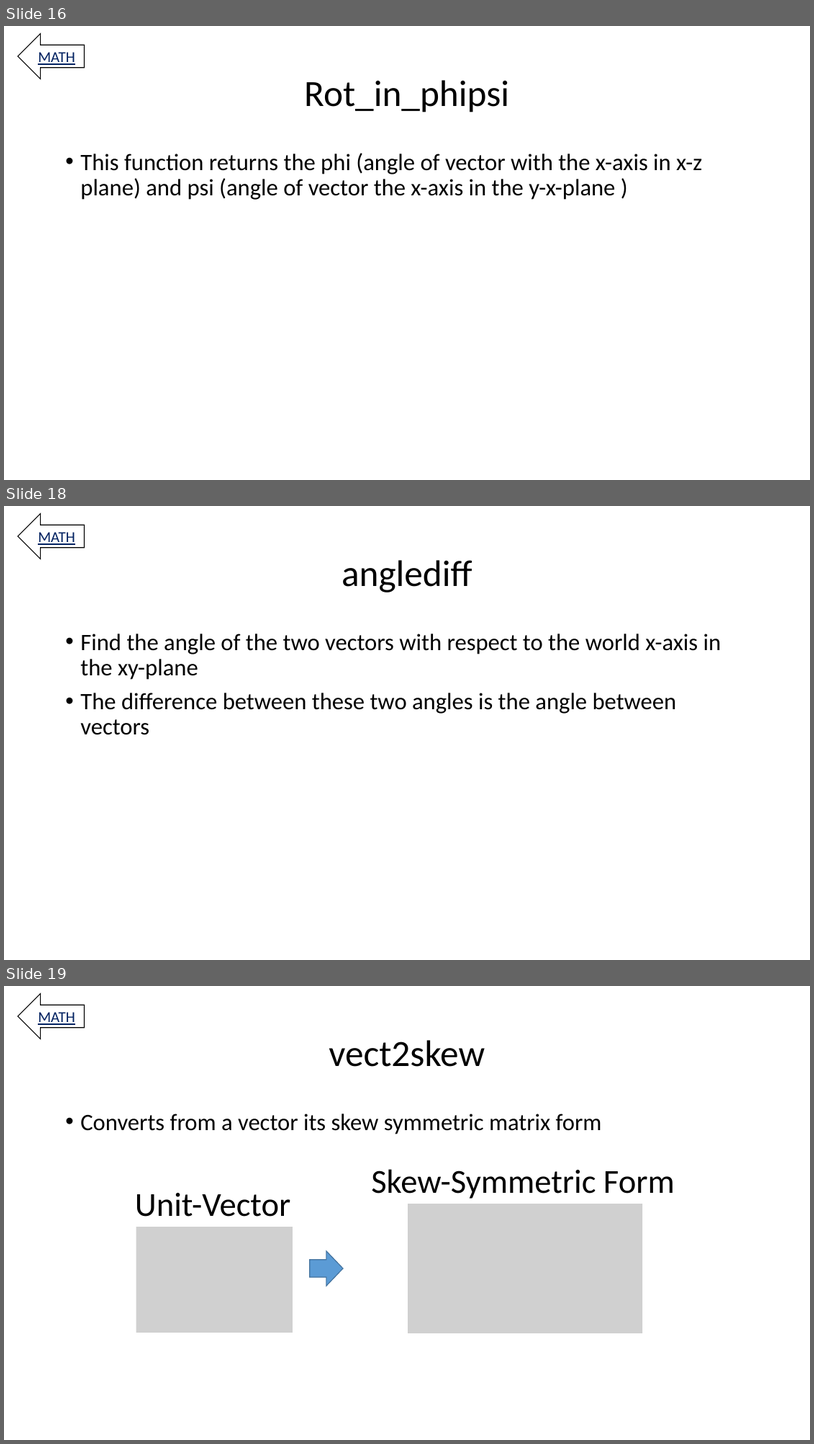
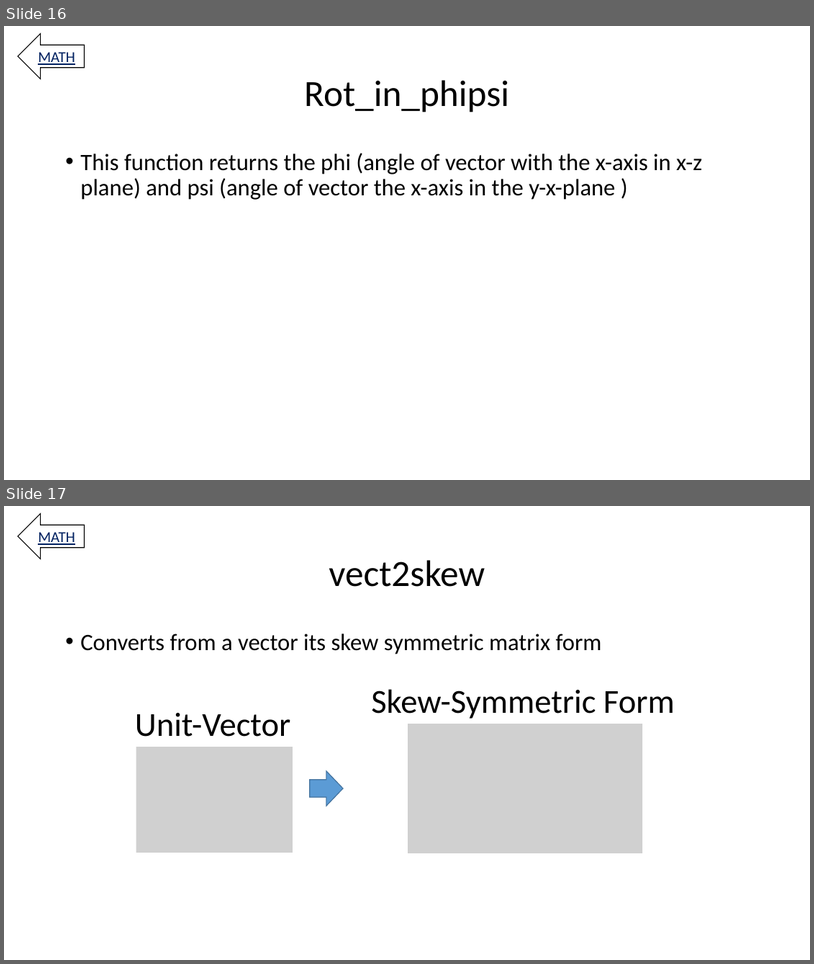
Before and after one commit to RoboticSwarmControl/3AxisMagnet, a slide deck: Omnimagnet Mind Map 06.25.2016 (wo parameter description).pptx. Shown one above the other, each under a label of ours: slides 16, 18 and 19 before the commit, slides 16 and 17 after it; the slides between them are not shown. The pictures are 814x1444 and 814x964 pixels, drawn with LibreOffice and Linux fonts; fonts in the diff are those of the drawing; grey boxes stand for pictures. Boxes give left, top, right and bottom in pixels: in the first picture for what was removed or moved away, otherwise in the second. Text is boxed around its words. In the diff, an @@ line names an element or a change of style, - is before the commit and + after.

```diff
--- a/Omnimagnet Mind Map 06.25.2016 (wo parameter description).pptx
+++ b/Omnimagnet Mind Map 06.25.2016 (wo parameter description).pptx
@@ slide 18 removed at (4,506,810,960), background #FFFFFF @@
@@ left arrow removed at (18,514,85,559) @@
-MATH
@@ title removed at (342,560,473,592) @@
-anglediff
@@ text removed at (80,633,722,735) @@
-• Find the angle of the two vectors with respect to the world x-axis in the xy-plane
-• The difference between these two angles is the angle between vectors
@@ what was slide 19 is now slide 17 @@
```
Also in this commit, not shown: 12 slides changed, 1 other slide removed.
